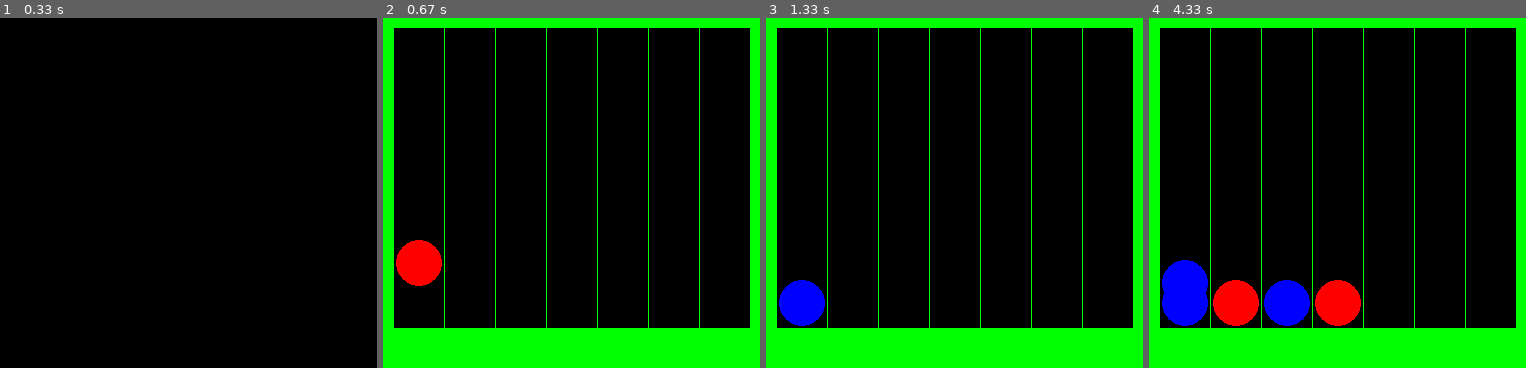
Above: before the commit, frames 1-4 (left to right).
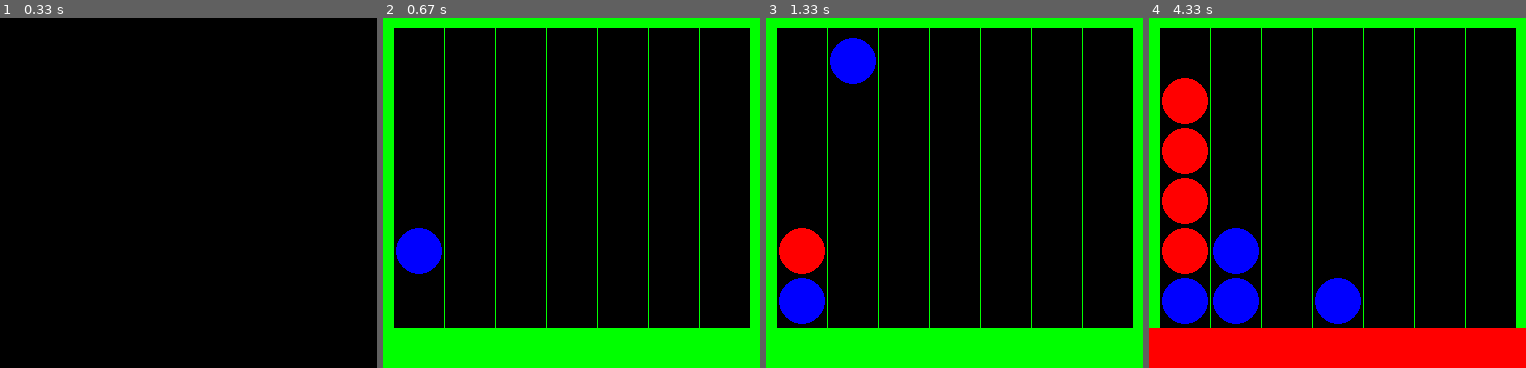
Above: after the commit, the same moments.

Repository: ToasterDerWelt/Games
Game: pygame game, started from vierGewinnr.py
The game is run twice, just before and just after one commit, with the same random seed, the same clock (stepped at 60 frames per second) and the same inputs.
Inputs:
- Up to frame 1 (0.33 s): no input
- Up to frame 2 (0.67 s): tap 1 at 0.33 s
- Up to frame 3 (1.33 s): tap 1 at 0.67 s; tap 2 at 1 s
- Up to frame 4 (4.33 s): tap 1 at 1.9, 2.2, 2.4, 2.7, 3.8 s; tap 2 at 1.98 s; tap 3 at 2.48, 3.88 s; tap 4 at 3.4 s

Frame 1 is identical in both runs. In frame 2, 1.7% of the frame differs, in the area x 3-16%, y 60-77%; in frame 3, 2.6%; in frame 4, 22%, in the area x 0-100%, y 17-100%.

Commit message:
basic 4Gewinnt

Diff:
--- a/vierGewinnr.py
+++ b/vierGewinnr.py
@@ -3,9 +3,27 @@
 import random
 import sys
 
-
 window_x = 377
 window_y = 350
+"""map = [
+    [0, 0, 0, 0, 0, 0],
+    [0, 0, 0, 0, 0, 0],
+    [0, 0, 0, 0, 0, 0],
+    [0, 0, 0, 0, 0, 0],
+    [0, 0, 0, 0, 0, 0],
+    [0, 0, 0, 0, 0, 0],
+    [0, 0, 0, 0, 0, 0],
+]"""
+map = [[0 for _ in range(6)] for _ in range(7)]
+print(map)
+j = 0
+while j <= (6 - 1):
+    i = 0
+    while i <= (7 - 1):
+        print(map[i][j], end="")  # end->kein ZeilenUmbruch
+        i += 1
+    j += 1
+    print("")
 
 # defining colors
 black = pygame.Color(0, 0, 0)
@@ -27,10 +45,10 @@
 
 def draw_table():
     xVerschiebung = 10
-    pygame.draw.rect(game_window, green, pygame.Rect(0, 0, 10, 350))
-    pygame.draw.rect(game_window, green, pygame.Rect(367, 0, 10, 350))
-    pygame.draw.rect(game_window, green, pygame.Rect(0, 0, 377, 10))
-    pygame.draw.rect(game_window, green, pygame.Rect(0, 310, 377, 40))
+    pygame.draw.rect(game_window, green, pygame.Rect(0, 0, 10, 350))  # linker balken
+    pygame.draw.rect(game_window, green, pygame.Rect(367, 0, 10, 350))  # rechter balken
+    pygame.draw.rect(game_window, green, pygame.Rect(0, 0, 377, 10))  # oberer Balken
+    pygame.draw.rect(game_window, green, pygame.Rect(0, 310, 377, 40))  # unterer balken
     while xVerschiebung < 367:
         pygame.draw.rect(game_window, green, pygame.Rect(xVerschiebung, 10, 1, 300))
         xVerschiebung += 51
@@ -39,7 +57,7 @@
 def newCircle(color, column):
     farb = red
     spalte = 0
-    if not color:
+    if color == 1:
         farb = blue
     match column:
         case 1:
@@ -56,26 +74,216 @@
             spalte = 280 + 10
         case 7:
             spalte = 331 + 10
-    fallhoehe = 35
+    fallhoehe = 33  # radius +10
     change = 10
     pygame.draw.circle(game_window, farb, ((spalte + 1), fallhoehe), 23, 0)
-    while fallhoehe <= (277 + 5):
+    s = 0
+    sOr = 0
+    arrayHoeheNeu = 0
+    iteration = 0
+    bedingung = True
+    while bedingung and fallhoehe <= 287:
+        if fallhoehe > 33:
+            pygame.draw.circle(
+                game_window, black, ((spalte + 1), (fallhoehe - change)), 23, 0
+            )
+        # print(map[column - 1][s + 1])
+        pygame.draw.circle(game_window, farb, ((spalte + 1), fallhoehe), 23, 0)
+        if fallhoehe - 50 >= arrayHoeheNeu:
+            arrayHoeheNeu = fallhoehe
+            if s <= 4 and iteration >= 1:
+                s += 1
+            if s == 5:
+                s -= 1  # für while abfrage
+                sOr = 5
+                print("hurray")
         fallhoehe += change
-        pygame.draw.circle(
-            game_window, black, ((spalte + 1), (fallhoehe - change)), 23, 0
-        )
-        pygame.draw.circle(game_window, farb, ((spalte + 1), fallhoehe), 23, 0)
         pygame.display.update()
         fps.tick(60)
+        iteration += 1
+        if not map[column - 1][s + 1] == 0:
+            bedingung = False
+            while fallhoehe - (50 - 13) <= arrayHoeheNeu:
+                print("moin")
+                pygame.draw.circle(
+                    game_window, black, ((spalte + 1), (fallhoehe - change)), 23, 0
+                )
+                # print(map[column - 1][s + 1])
+                pygame.draw.circle(game_window, farb, ((spalte + 1), fallhoehe), 23, 0)
+                fallhoehe += change
+                pygame.display.update()
+                fps.tick(60)
+    t = 0
+    if sOr == 5:
+        t = 1
+    print("")
+    print(s + 1)
+    map[column - 1][s + t] = color
+    j = 0
+    while j <= (6 - 1):
+        i = 0
+        while i <= (7 - 1):
+            print(map[i][j], end="")  # end->kein ZeilenUmbruch
+            i += 1
+        j += 1
+        print("")
 
 
 fps = pygame.time.Clock()
 draw_table()
 
 x = 1
-player = True
-
-while True:
+player = 1
+
+
+def spalteFree(senk):
+    j = 0
+    valBol = True
+    try:
+        while not map[senk][j] == 0:
+            j += 1
+    except IndexError:
+        valBol = False
+    return valBol
+
+
+def gameOver():
+    print("check")
+    valBol = 0
+    j = 0
+    zahler = 0
+    status = None
+    while j <= (6 - 1):
+        i = 0
+        zahler = 0
+        while i <= (7 - 1):
+            if not map[i][j] == 0:
+                status = map[i][j]
+                if i <= 5 and map[i + 1][j] == status:
+                    print("in progress0")
+                    zahler += 1
+                else:
+                    zahler = 0
+                if zahler >= 3:
+                    print("gewonnen0")
+                    valBol = status
+            else:
+                zahler = 0
+            i += 1
+        j += 1
+    i = 0
+    while i <= (7 - 1):
+        j = 0
+        zahler = 0
+        while j <= (6 - 1):
+            if not map[i][j] == 0:
+                status = map[i][j]
+                if j <= 4 and map[i][j + 1] == status:
+                    print("in progress1")
+                    zahler += 1
+                else:
+                    zahler = 0
+                if zahler >= 3:
+                    print("gewonnen1")
+                    valBol = status
+            else:
+                zahler = 0
+            j += 1
+        i += 1
+    zahler = 0  # diagonal oben 00 unten
+    max = 5
+    j = 0
+    co = 0
+    while j <= 5:
+        i = 0
+        while i <= max:
+            if not map[i][j] == 0:
+                status = map[i][j]
+                if j <= 4 and map[i + 1][j + 1] == status:
+                    zahler += 1
+                else:
+                    zahler = 0
+                if zahler >= 3:
+                    valBol = status
+            else:
+                zahler = 0
+            i += 1
+            j += 1
+        max -= 1
+        co += 1
+        j = co
+    zahler = 0  # diagonal oben 00 unten
+    max = 5
+    i = 1
+    co = 0
+    while i <= 5:
+        j = 0
+        while j <= max:
+            if not map[i][j] == 0:
+                status = map[i][j]
+                if i - 1 <= 4 and map[i + 1][j + 1] == status:
+                    zahler += 1
+                else:
+                    zahler = 0
+                if zahler >= 3:
+                    valBol = status
+            else:
+                zahler = 0
+            i += 1
+            j += 1
+        max -= 1
+        co += 1
+        i = co
+
+    zahler = 0  # diagonal oben 00 unten
+    max = 5
+    j = 5
+    co = 5
+    while j >= 0:
+        i = 0
+        while i <= max:
+            if not map[i][j] == 0:
+                status = map[i][j]
+                if j >= 1 and map[i + 1][j - 1] == status:
+                    zahler += 1
+                else:
+                    zahler = 0
+                if zahler >= 3:
+                    valBol = status
+            else:
+                zahler = 0
+            i += 1
+            j -= 1
+        max -= 1
+        co -= 1
+        j = co
+    zahler = 0  # diagonal oben 00 unten
+    max = 0
+    i = 1
+    co = 0
+    while i <= 5:
+        j = 5
+        while j >= max:
+            if not map[i][j] == 0:
+                status = map[i][j]
+                if i - 1 <= 4 and j >= 1 and map[i + 1][j - 1] == status:
+                    zahler += 1
+                else:
+                    zahler = 0
+                if zahler >= 3:
+                    valBol = status
+            else:
+                zahler = 0
+            i += 1
+            j -= 1
+        max += 1
+        co += 1
+        i = co
+
+    return valBol
+
+
+while gameOver() == 0:
     block = False
     try:
         for event in pygame.event.get():
@@ -85,37 +293,46 @@
                 if event.key == pygame.K_1 and not block:
                     block = True
                     x = 1
-                    newCircle(player, x)
                 if event.key == pygame.K_2 and not block:
                     block = True
                     x = 2
-                    newCircle(player, x)
                 if event.key == pygame.K_3 and not block:
                     block = True
                     x = 3
-                    newCircle(player, x)
                 if event.key == pygame.K_4 and not block:
                     block = True
                     x = 4
-                    newCircle(player, x)
                 if event.key == pygame.K_5 and not block:
                     block = True
                     x = 5
-                    newCircle(player, x)
                 if event.key == pygame.K_6 and not block:
                     block = True
                     x = 6
-                    newCircle(player, x)
                 if event.key == pygame.K_7 and not block:
                     block = True
                     x = 7
-                    newCircle(player, x)
         if block:
-            pygame.display.update()
-            fps.tick(10)
-            player = not player
+            if spalteFree(x - 1):
+                newCircle(player, x)
+                pygame.display.update()
+                fps.tick(10)
+                if player == 1:
+                    player = 2
+                else:
+                    player = 1
     except Exception as e:
         hi = 0
         print(e)
         pygame.quit()
         quit()
+print(gameOver())
+if gameOver() == 1:
+    pygame.draw.rect(game_window, blue, pygame.Rect(0, 310, 377, 40))  # unterer balken
+else:
+    pygame.draw.rect(game_window, red, pygame.Rect(0, 310, 377, 40))  # unterer balken
+pygame.display.update()
+fps.tick(60)
+while True:
+    print("finished")
+    for event in pygame.event.get():
+        hi = 0
